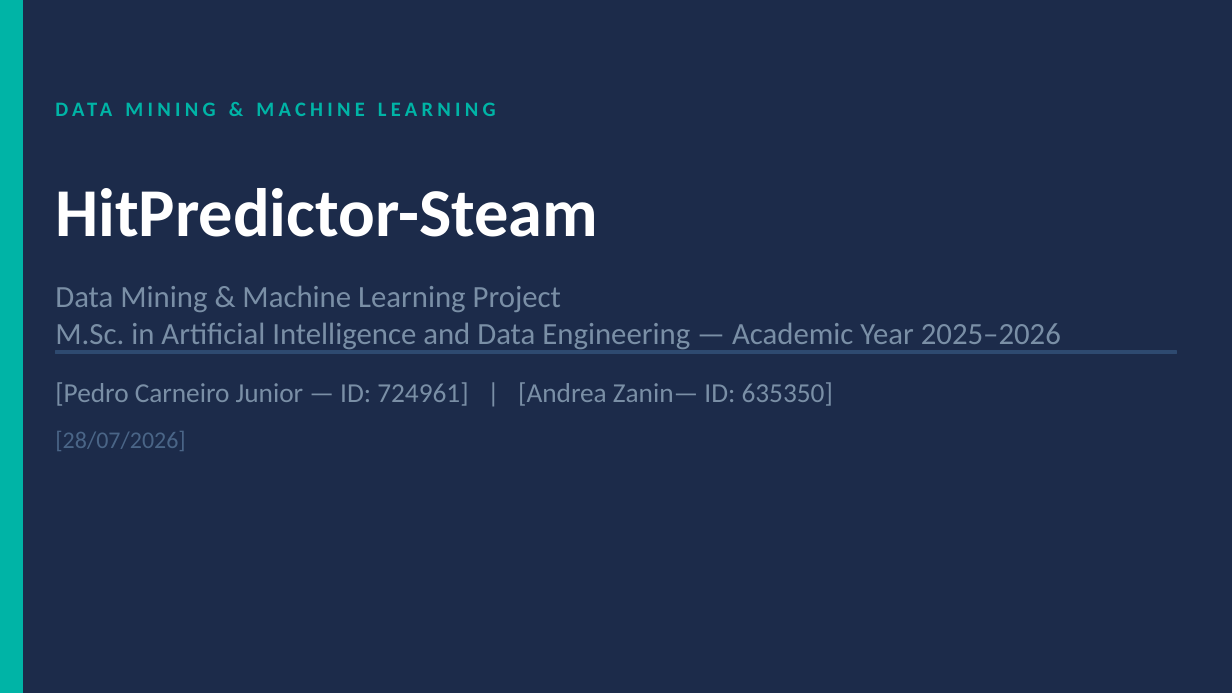
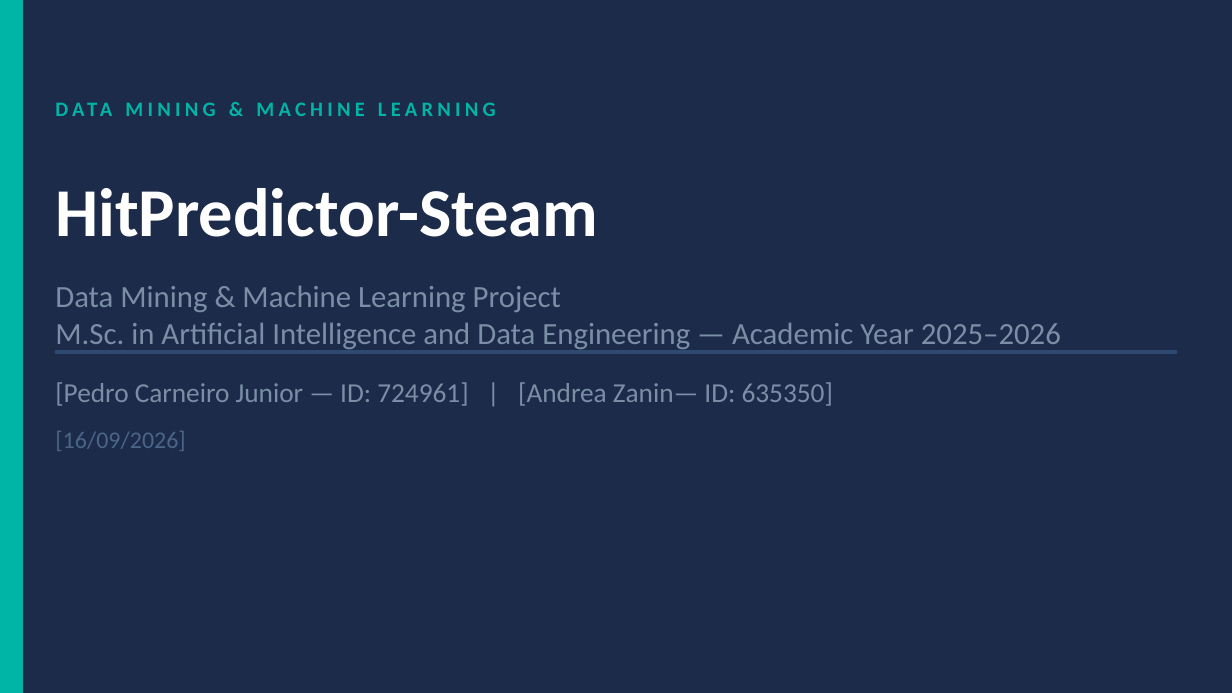
Before and after one commit to AndreaZanin02/HitPredictor-Steam, a slide deck: slide 1 of documentation/Presentation.pptx. Drawn at 1232x693 pixels with LibreOffice and Linux fonts; fonts in the diff are those of the drawing. Boxes give left, top, right and bottom in pixels: in the first picture for what was removed or moved away, otherwise in the second. Text is boxed around its words. In the diff, an @@ line names an element or a change of style, - is before the commit and + after.

```diff
--- a/documentation/Presentation.pptx
+++ b/documentation/Presentation.pptx
@@ text at [55, 431, 185, 451]: text changed @@
-[28/07/2026]
+[16/09/2026]
```
Also in this commit, not shown: 1 other file.
